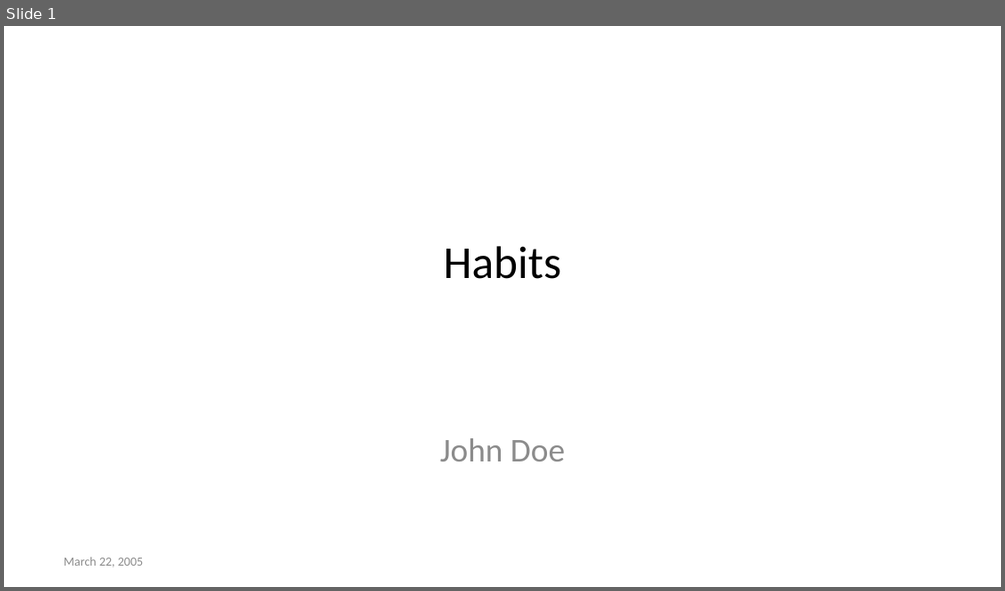
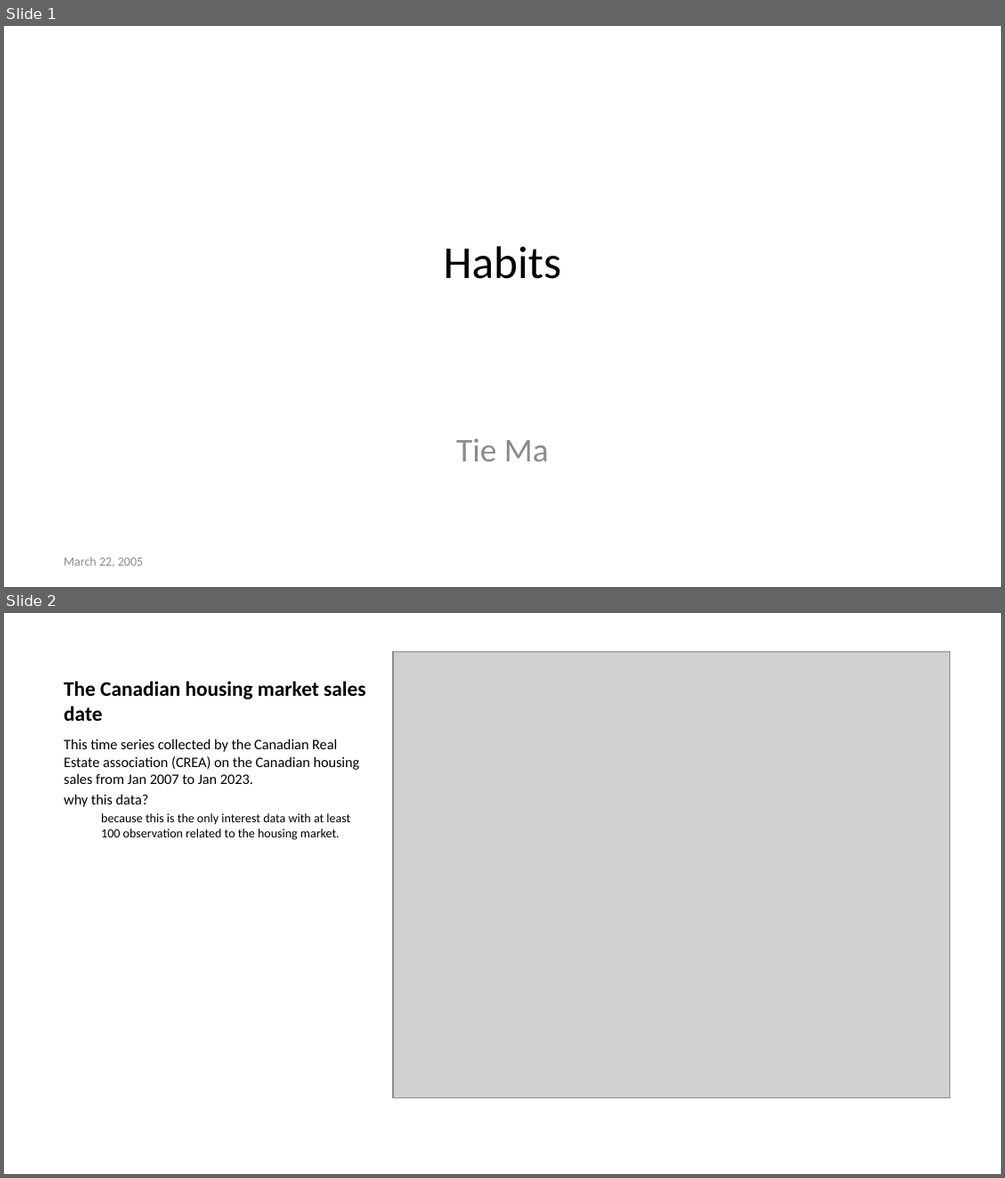
Before and after one commit to Allisterh/VAR_conditional_forecast-ECON-493-forcasting-economy, a slide deck: The research project/The_power_point.pptx. Shown one above the other, each under a label of ours: slide 1 before the commit, slides 1 and 2 after it. The pictures are 1005x591 and 1005x1178 pixels, drawn with LibreOffice and Linux fonts; fonts in the diff are those of the drawing; grey boxes stand for pictures. Boxes give left, top, right and bottom in pixels: in the first picture for what was removed or moved away, otherwise in the second. Text is boxed around its words. In the diff, an @@ line names an element or a change of style, - is before the commit and + after.

```diff
--- a/The research project/The_power_point.pptx
+++ b/The research project/The_power_point.pptx
@@ slide 2 added at (x1=4, y1=613, x2=1001, y2=1174), background #FFFFFF @@
@@ picture added at (x1=393, y1=652, x2=949, y2=1097) @@
@@ title added at (x1=64, y1=681, x2=366, y2=721), 15 pt, text #000000, bold @@
+The Canadian housing market sales date
@@ text added at (x1=64, y1=738, x2=360, y2=840), 10.5 pt, text #000000 @@
+This time series collected by the Canadian Real Estate association (CREA) on the Canadian housing sales from Jan 2007 to Jan 2023.
+why this data?
+  because this is the only interest data with at least 100 observation related to the housing market.
@@ slide 1 changed as well @@
@@ subtitle at (x1=456, y1=438, x2=549, y2=461): text changed @@
-John Doe
+Tie Ma
```
Also in this commit, not shown: 1 other slide changed, 11 other slides added, 6 slides removed, 7 other files.
